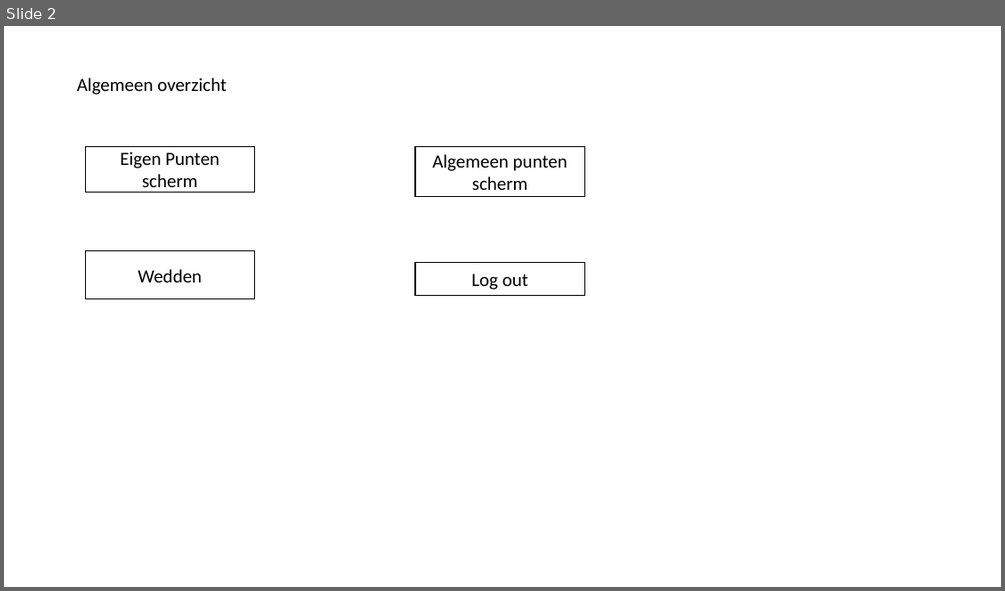
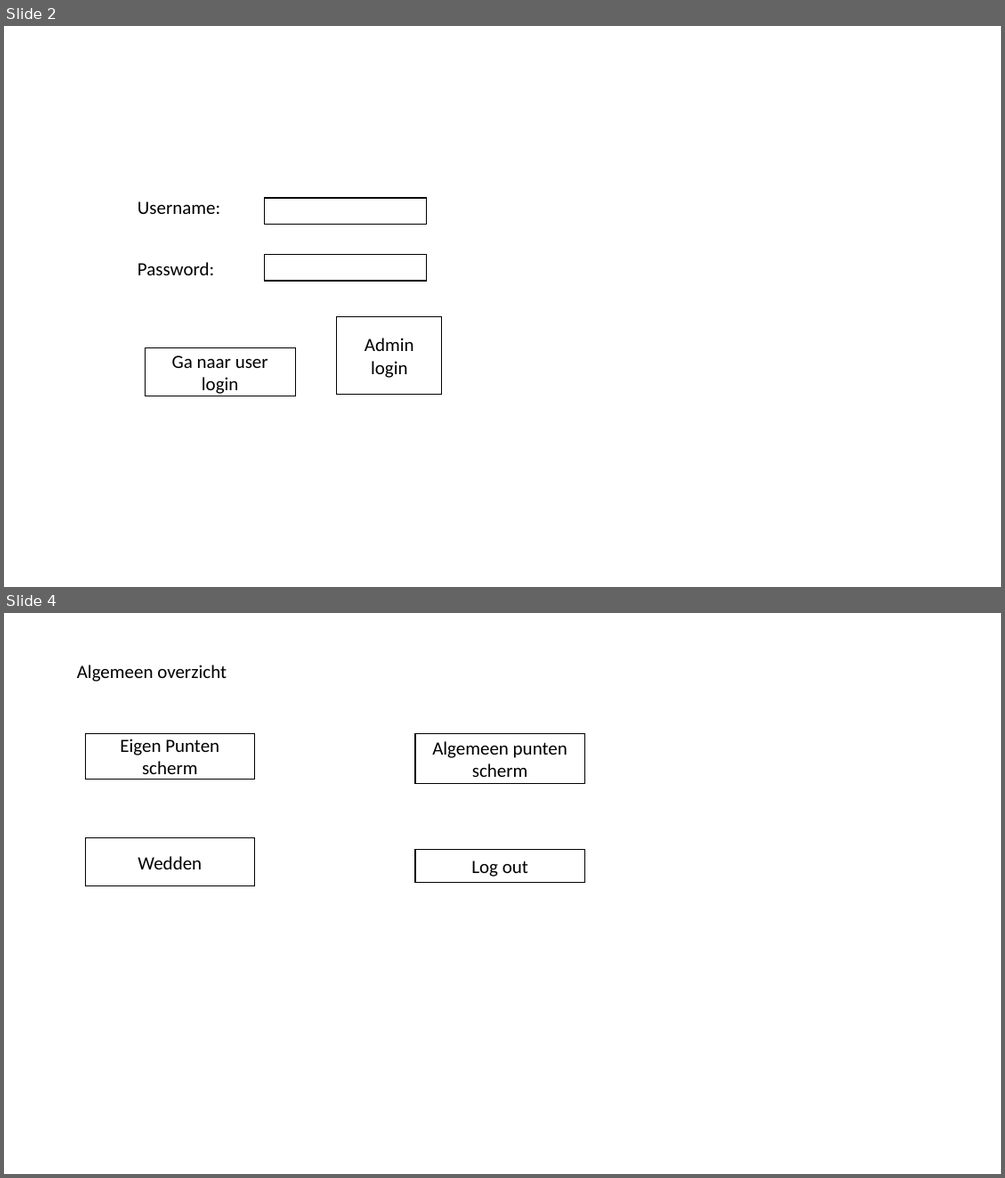
Before and after one commit to Teunimli/Projectzaalvoetbal, a slide deck: Documentatie/Scherm verloop.pptx. Shown one above the other, each under a label of ours: slide 2 before the commit, slides 2 and 4 after it; the slides between them are not shown. The pictures are 1005x591 and 1005x1178 pixels, drawn with LibreOffice and Linux fonts; fonts in the diff are those of the drawing. Boxes give left, top, right and bottom in pixels: in the first picture for what was removed or moved away, otherwise in the second. Text is boxed around its words. In the diff, an @@ line names an element or a change of style, - is before the commit and + after.

```diff
--- a/Documentatie/Scherm verloop.pptx
+++ b/Documentatie/Scherm verloop.pptx
@@ slide 2 added at [4, 26, 1001, 587], background #FFFFFF @@
@@ text added at [138, 201, 220, 275], 18 pt, text #000000 @@
+Username:
+Password:
@@ rectangle added at [265, 198, 427, 224], fill #FFFFFF, outline #000000 1 pt @@
@@ rectangle added at [265, 254, 427, 281], fill #FFFFFF, outline #000000 1 pt @@
@@ action button blank added at [337, 317, 442, 394], fill #FFFFFF, outline #000000 1 pt, 18 pt, text #000000 @@
+Admin login
@@ action button blank added at [145, 348, 295, 396], fill #FFFFFF, outline #000000 1 pt, 18 pt, text #000000 @@
+Ga naar user login
@@ what was slide 2 is now slide 4 @@
```
Also in this commit, not shown: 1 slide changed, 2 other slides added.
